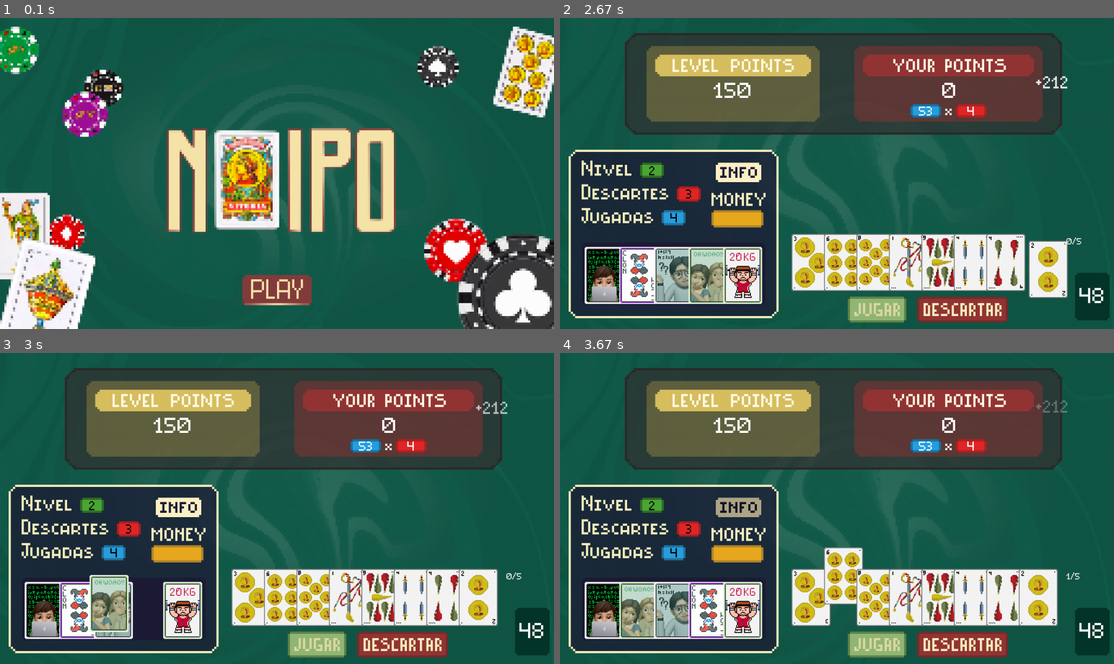
Above: before the commit, frames 1-4 (two rows, left to right).
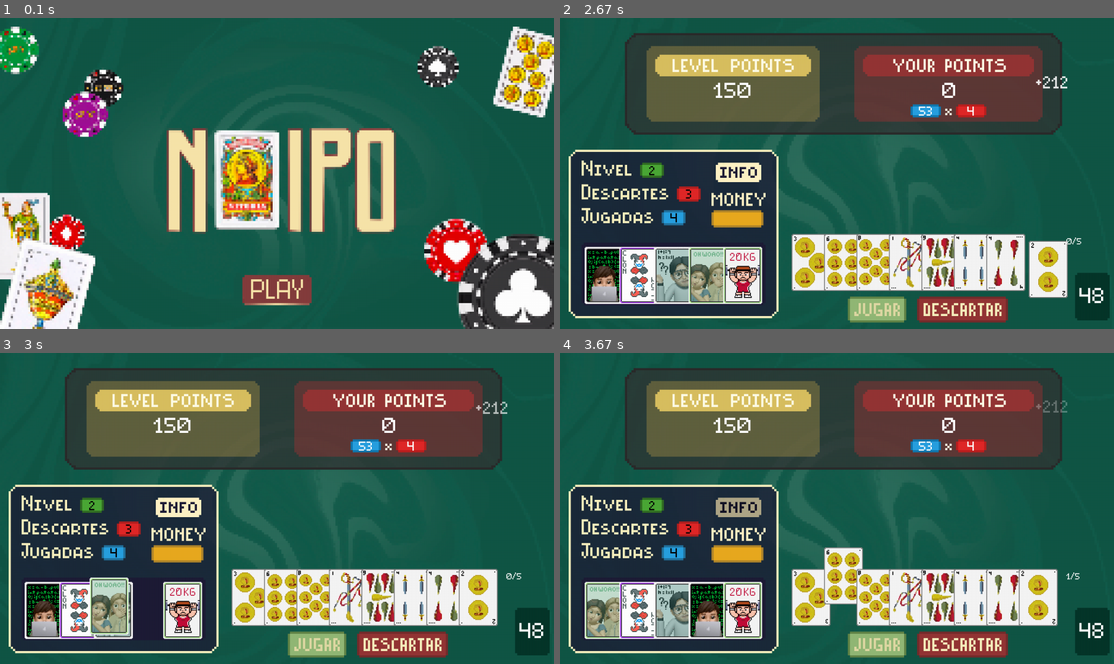
Above: after the commit, the same moments.

Repository: Hsandin7/Practica-TPA
Game: pygame game, started from main.py
The game is run twice, just before and just after one commit, with the same random seed, the same clock (stepped at 60 frames per second) and the same inputs.
Inputs (mouse positions are in pixels of both pictures, inside the frame that each line leads up to):
- Up to frame 1 (0.1 s): no input
- Up to frame 2 (2.67 s): press the mouse at (837, 288) at 0.37 s; move the mouse to (748, 207) at 0.47 s; release the mouse at (665, 126) at 0.6 s; click (809, 254) at 1.22 s; click (1047, 291) at 1.55 s; press the mouse at (875, 310) at 1.87 s; move the mouse to (792, 288) at 1.97 s; release the mouse at (715, 269) at 2.1 s; press the mouse at (759, 148) at 2.53 s; move the mouse to (897, 170) at 2.63 s
- Up to frame 3 (3 s): release the mouse at (476, 530) at 2.77 s; press the mouse at (149, 611) at 2.87 s; move the mouse to (110, 573) at 2.97 s
- Up to frame 4 (3.67 s): release the mouse at (632, 533) at 3.1 s; press the mouse at (842, 595) at 3.2 s; move the mouse to (814, 567) at 3.3 s; release the mouse at (787, 536) at 3.43 s; press the mouse at (737, 508) at 3.53 s; move the mouse to (692, 461) at 3.63 s

Frames 1-2 are identical in both runs. In frame 3, 0.7% of the frame differs, in the area x 16-24%, y 71-91%; in frame 4, 3.2%, in the area x 4-30%, y 73-92%.

Commit message:
Arreglo Bug MoverComodines

Diff:
--- a/Clases/comodines.py
+++ b/Clases/comodines.py
@@ -157,8 +157,6 @@
                 c.rect.topleft=(base_x+i*80,530)
                 c.x,c.y=c.rect.topleft
 
-
-
     def dibujar(self,screen):
         self.x, self.y = self.rect.topleft
         super().dibujar(screen)
--- a/Clases/jugador.py
+++ b/Clases/jugador.py
@@ -112,7 +112,7 @@
 
 
     def actualizar(self, eventos):      # Comprueba si alguna carta es seleccionada, si esto se cumple, se anade a self._cartas_seleccionadas
-        area_comodines=pygame.Rect(150,520,250,120)
+        area_comodines=pygame.Rect(50,520,425,145)
         for c in self.comodines_mano:
             c.mover_comodines(eventos,self.comodines_mano,limite_rect=area_comodines)
         for carta in self.mano:
